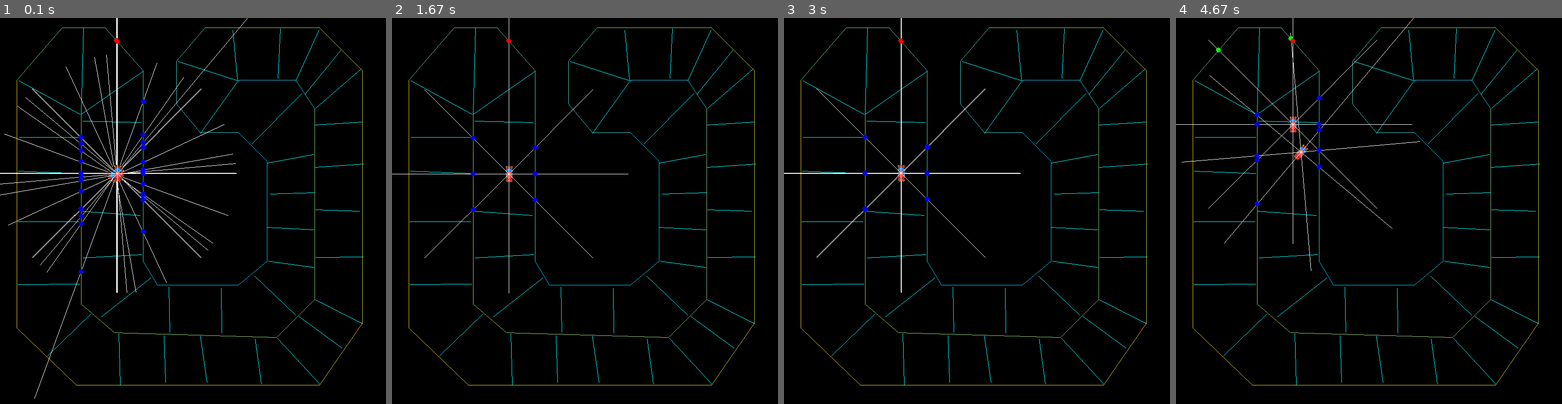
Above: before the commit, frames 1-4 (left to right).
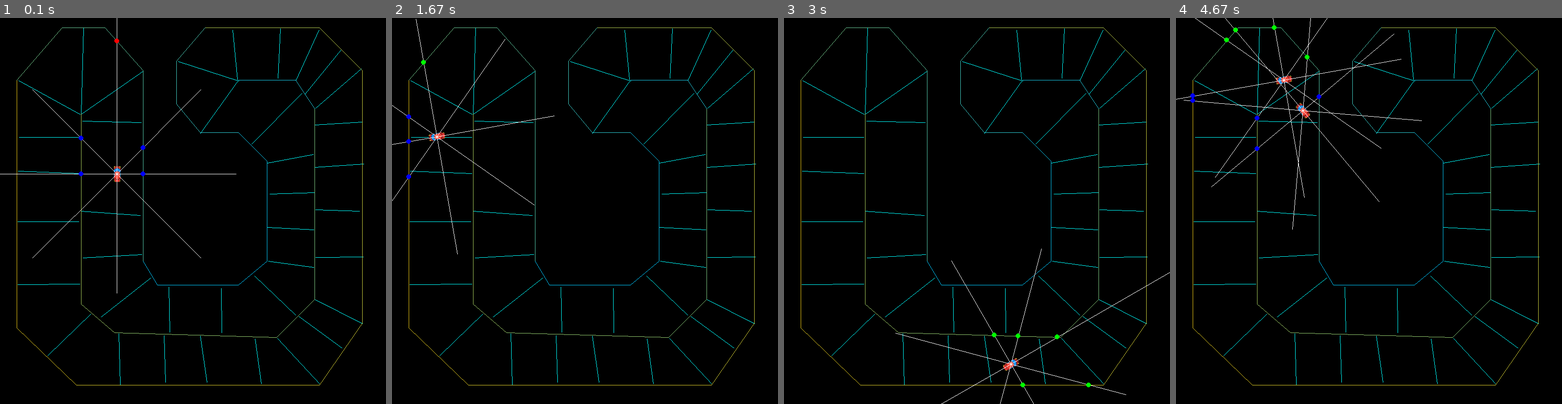
Above: after the commit, the same moments.

Repository: techwithtim/Pygame-Car-Racer
Game: pygame game, started from tutorial2-code/main.py
Same seed, same stepped clock (60 frames per second), same inputs: the game is played once before the commit and once after it.
Inputs:
- Up to frame 1 (0.1 s): no input
- Up to frame 2 (1.67 s): no input
- Up to frame 3 (3 s): no input
- Up to frame 4 (4.67 s): no input

The runs differ from the first frame. In frame 1, 1.6% of the frame differs, in the area x 0-65%, y 0-99%; in frame 2, 0.7%; in frame 3, 1.0%; in frame 4, 1.4%.

Commit message:
little algorithm adjustments

Diff:
--- a/tutorial2-code/main.py
+++ b/tutorial2-code/main.py
@@ -42,7 +42,9 @@
 
 FPS = 60
 
-WI_SHAPE = (4, 8)
+INPUT_LAYER_SHAPE = (5, 1)
+
+WI_SHAPE = (4, 5)
 BI_SHAPE = (1, 4)
 
 W1_SHAPE = (3, 4)
@@ -57,29 +59,35 @@
         self.rotation_vel = rotation_vel
         self.angle = 0
         self.x, self.y = self.START_POS
-        self.acceleration = 0.3
+        self.acceleration = 0.1
         self.score = 0
         self.index_of_bonus_line = 0
         self.next_bonus_line = BONUS_LINES[self.index_of_bonus_line]
         self.sensors = []
-        self.input_layer = numpy.zeros((8, 1))
+        self.input_layer = numpy.zeros(INPUT_LAYER_SHAPE)
         self.points_sensor = []
         if wi is not None:
             self.weights_input_layer = wi
         else:
-            self.weights_input_layer = (2 * np.random.rand(*WI_SHAPE) - 1)
+            self.weights_input_layer = np.array([[-0.2116233 , -0.95237453 ,-0.61695045 , 0.27281277 , 0.88478289],
+ [-0.94002615 ,-0.39234857 ,-0.85998223, -0.82858056 ,-0.08416153],
+ [-0.83315242 ,-0.40111318 ,-0.81367016,  0.41053745 ,-0.4578146 ],
+ [-0.3906877  ,-0.46502141 , 0.37425967,  0.7345564  , 0.96005561]])
         if bi is not None:
             self.bias_input_layer = bi
         else:
-            self.bias_input_layer = (2 * np.random.rand(*BI_SHAPE) - 1)
+            self.bias_input_layer = np.array( [[ 0.32600743 , 0.75529379, -0.59062296, -0.41056584]]
+)
         if w1 is not None:
             self.weights_l1 = w1
         else:
-            self.weights_l1 = (2 * np.random.rand(*W1_SHAPE) - 1)
+            self.weights_l1 = np.array([[ 0.15833916, -0.77701008,  0.23408044 , 0.29579789],
+ [-0.21658433 ,-0.76407066 ,-0.88982546, -0.5190323 ],
+ [-0.9160033 ,  0.77160181 , 0.25961472 , 0.8021994 ]])
         if b1 is not None:
             self.bias_l1 = b1
         else:
-            self.bias_l1 = (2 * np.random.rand(*B1_SHAPE) - 1)
+            self.bias_l1 =np.array([[0.58180471 ,0.79943251 ,0.67917306]])
 
     def rotate(self, left=False, right=False):
         if left:
@@ -106,6 +114,12 @@
 
         self.y -= vertical
         self.x -= horizontal
+
+    def print_model(self):
+        print("Wi:", self.weights_input_layer)
+        print("Bi:", self.bias_input_layer)
+        print("W1:", self.weights_l1)
+        print("B1:", self.bias_l1)
 
     def collide(self):
         car_rect = self.img.get_rect(x=self.x, y=self.y)
@@ -117,6 +131,7 @@
     def sense(self):
         points = []
         distances = []
+        self.sensors = [self.sensors[0], self.sensors[1], self.sensors[2], self.sensors[-1], self.sensors[-2]]
         for sensor in self.sensors:
             sensed_point = None
             shortest_point = None
@@ -348,12 +363,14 @@
     for event in pygame.event.get():
         if event.type == pygame.QUIT:
             run = False
+            for _car in car_array:
+                _car.print_model()
             break
         elif event.type == pygame.MOUSEBUTTONDOWN:
             pos = pygame.mouse.get_pos()
             pygame.draw.circle(WIN, (0, 255, 0), pos, 2)
             print(pos)
-    if len(car_array) != 0 and run <= 200:
+    if len(car_array) != 0 and run <= 600:
         for c in car_array:
             c.score -= 1
             c.sense()
